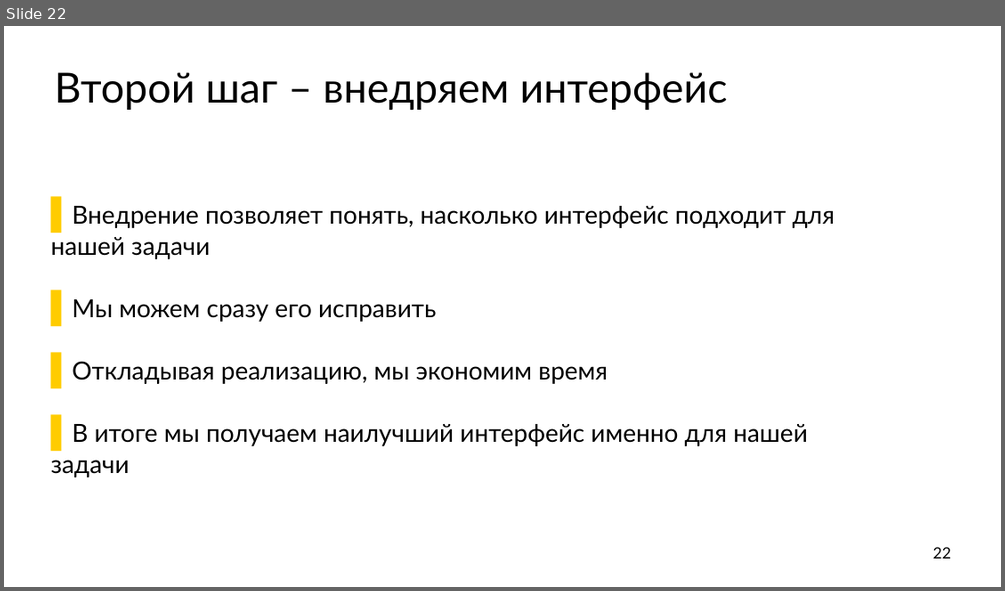
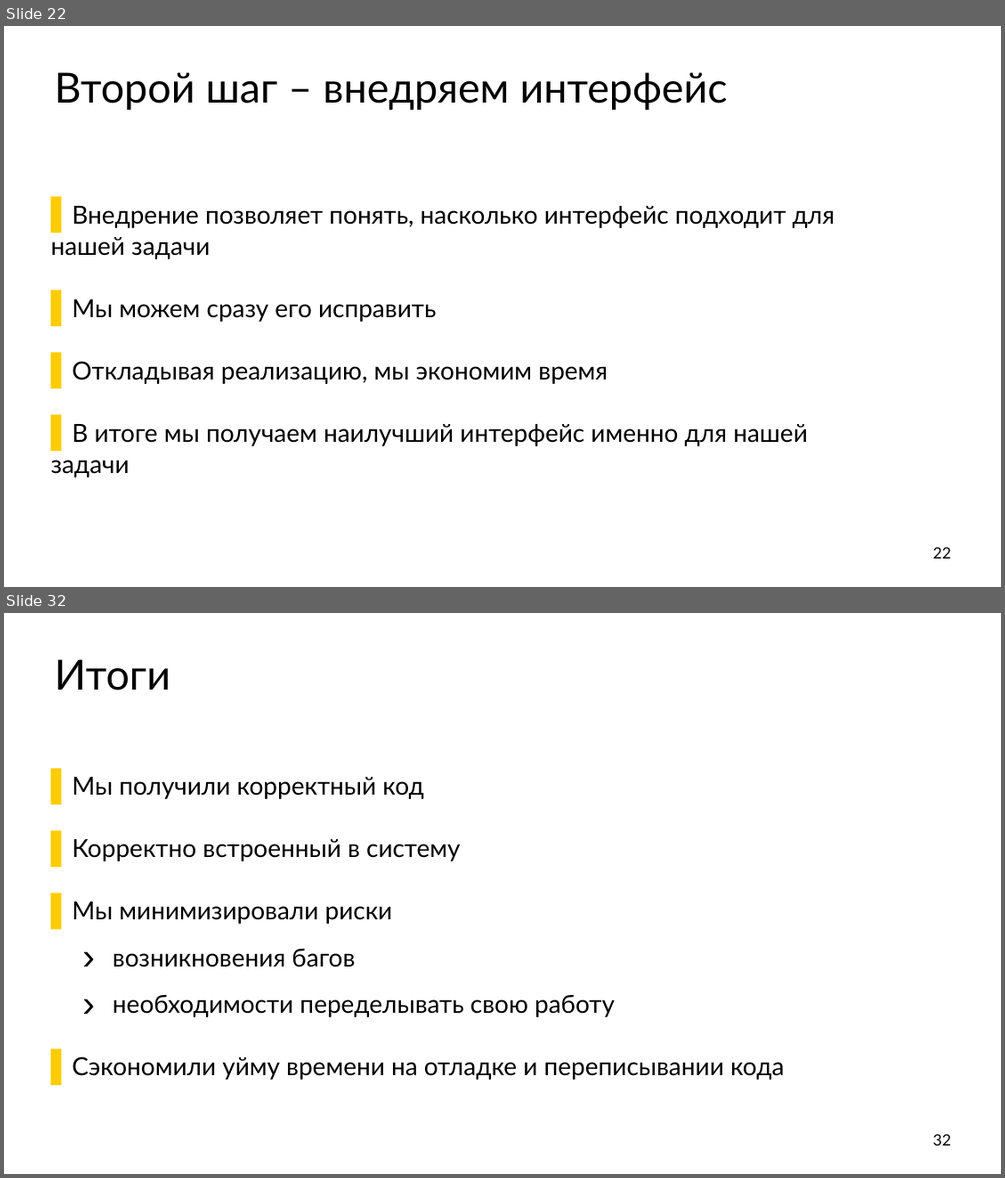
Before and after one commit to ishfb/secr2017, a slide deck: slides.pptx. Shown one above the other, each under a label of ours: slide 22 before the commit, slides 22 and 32 after it; the slides between them are not shown. The pictures are 1005x591 and 1005x1178 pixels, drawn with LibreOffice and Linux fonts; fonts in the diff are those of the drawing. Boxes give left, top, right and bottom in pixels: in the first picture for what was removed or moved away, otherwise in the second. Text is boxed around its words. In the diff, an @@ line names an element or a change of style, - is before the commit and + after.

```diff
--- a/slides.pptx
+++ b/slides.pptx
@@ slide 32 added at (x1=4, y1=613, x2=1001, y2=1174), background #FFFFFF @@
@@ title added at (x1=55, y1=659, x2=170, y2=690), 80 pt, text #000000 @@
+Итоги
@@ text added at (x1=72, y1=777, x2=784, y2=1079), 48 pt, text #000000 @@
+  ▌ Мы получили корректный код
+  ▌ Корректно встроенный в систему
+  ▌ Мы минимизировали риски
+    › возникновения багов
+    › необходимости переделывать свою работу
+  ▌ Сэкономили уйму времени на отладке и переписывании кода
@@ page number added at (x1=933, y1=1134, x2=951, y2=1145), 30 pt, text #000000 @@
+32
```
Also in this commit, not shown: 2 slides changed, 11 other slides added, 1 slide removed, 1 other file.
